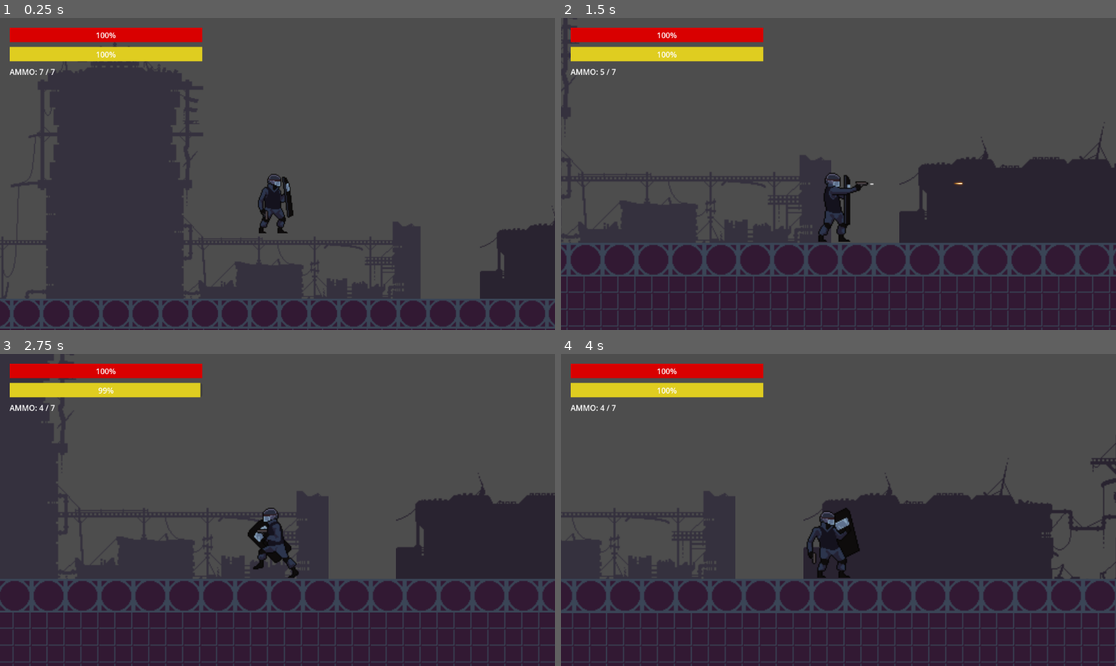
Above: before the commit, frames 1-4 (two rows, left to right).
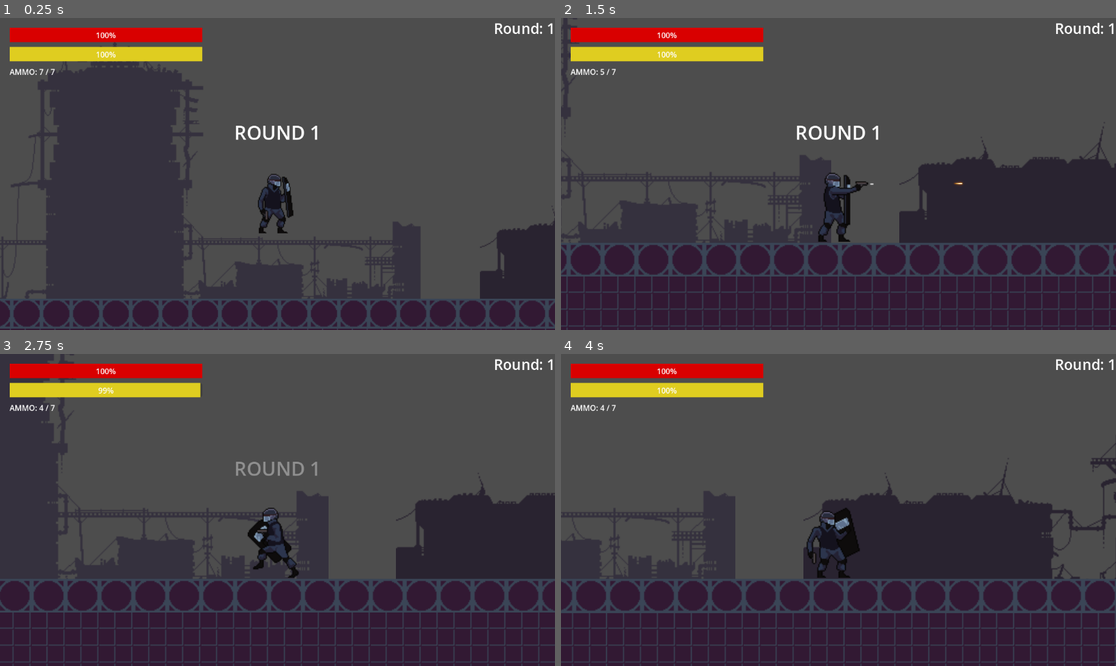
Above: after the commit, the same moments.

Repository: naufal-ramadhan/IndividualGameDev
Game: Godot game, scene res://levels/Level1.tscn
Two runs of this game, one before a commit and one after it. Both use one fixed random seed, a clock stepped at 60 frames per second and the inputs below.
Inputs (mouse positions are in pixels of both pictures, inside the frame that each line leads up to):
- Up to frame 1 (0.25 s): no input
- Up to frame 2 (1.5 s): move the mouse to (960, 158) at 0.52 s; hold Shift (run) 0.53-1.28 s; hold D (move_right) from 0.53 s (still down); click (960, 158) at 0.8 s; move the mouse to (727, 189) at 1.27 s; click (727, 189) at 1.35 s
- Up to frame 3 (2.75 s): tap Shift (run) at 1.55 s; move the mouse to (333, 441) at 2.02 s; release D (move_right) at 2.03 s; hold A (move_left) from 2.03 s (still down); hold Shift (run) from 2.03 s (still down); click (333, 441) at 2.3 s
- Up to frame 4 (4 s): move the mouse to (810, 572) at 2.77 s; release A (move_left) at 2.78 s; release Shift (run) at 2.78 s; hold D (move_right) from 2.78 s (still down); right-click (810, 572) at 2.85 s; tap Shift (run) at 3.05 s; move the mouse to (1005, 556) at 3.52 s; tap F (shield_bash) at 3.6 s; click (1005, 556) at 3.8 s

The runs differ from the first frame. In frame 1, 0.5% of the frame differs, in the area x 42-100%, y 1-40%; in frame 2, 0.5%; in frame 3, 0.4%; in frame 4, 0.2%.

Commit message:
chore: fix windup shooting when hurt issue.

Diff:
--- a/characters/enemies/gangster_shooter/gangster_shooter.gd
+++ b/characters/enemies/gangster_shooter/gangster_shooter.gd
@@ -105,25 +105,28 @@
 	is_shooting = true
 	can_shoot = false
 
-	# JIKA SMG: Mainkan animasi nahan senjata sekali saja di awal
+	# 1. CATAT TIKET STUN SAAT MULAI NEMBAK
+	var current_stun_id = stun_id
+
 	if not animate_per_shot:
 		anim.play("shoot")
 
 	for i in range(burst_count):
-		if is_dead or is_hurt:
+		# 2. CEK: Apakah dia mati, pusing, ATAU tiketnya udah berubah (sempat dipukul)?
+		if is_dead or is_hurt or stun_id != current_stun_id:
 			break
 
-		# JIKA PISTOL: Mainkan animasi setiap kali pelatuk ditarik
 		if animate_per_shot:
 			anim.stop()
 			anim.play("shoot")
 
-		# --- FASE 1: WIND-UP (SIAP-SIAP NEMBAK) ---
-		# Hanya berjalan jika windup_time disetel > 0 di Inspector
+		# --- FASE 1: WIND-UP ---
 		if windup_time > 0.0:
 			await get_tree().create_timer(windup_time).timeout
-			# Cek lagi, kalau pas lagi angkat pistol dia dipukul Player, batal nembak!
-			if is_dead or is_hurt:
+
+			# 3. CEK LAGI SETELAH BANGUN TIDUR:
+			# Kalau selama dia nunggu tadi stun_id-nya berubah (artinya dia sempat kena hit), BATALKAN!
+			if is_dead or is_hurt or stun_id != current_stun_id:
 				break
 
 		# --- FASE 2: PELURU KELUAR ---
@@ -132,20 +135,19 @@
 			bullet.direction = direction
 			bullet.global_position = muzzle.global_position
 
-			# SEKARANG PASTI JALAN: Kalikan damage asli peluru (25) dengan multiplier di Inspector (misal 0.2)
 			if "damage" in bullet:
 				bullet.damage = bullet.damage * damage_mult
 
 			get_tree().root.add_child(bullet)
 
-		# --- FASE 3: JEDA / SISA ANIMASI ---
-		# Untuk SMG: Ini jeda berondongan. Untuk Pistol: Ini sisa waktu buat nurunin senjata.
+		# --- FASE 3: JEDA ANTAR PELURU (BURST) ---
 		await get_tree().create_timer(fire_rate).timeout
 
 	is_shooting = false
 
 	await get_tree().create_timer(reload_delay).timeout
 	can_shoot = true
+
 # ==========================================
 # MANAJEMEN ANIMASI (VISUAL)
 # ==========================================
--- a/characters/player/Player.tscn
+++ b/characters/player/Player.tscn
@@ -566,3 +566,30 @@
 theme_override_colors/font_color = Color(1, 1, 1, 1)
 theme_override_styles/fill = SubResource("StyleBoxFlat_3iqol")
 value = 100.0
+
+[node name="WaveLabel" type="Label" parent="UI" unique_id=1847069829]
+anchors_preset = 1
+anchor_left = 1.0
+anchor_right = 1.0
+offset_left = -68.0
+offset_bottom = 23.0
+grow_horizontal = 0
+theme_override_font_sizes/font_size = 30
+text = "Round: 1"
+
+[node name="CenterWaveLabel" type="Label" parent="UI" unique_id=698686710]
+modulate = Color(1, 1, 1, 0)
+anchors_preset = 8
+anchor_left = 0.5
+anchor_top = 0.5
+anchor_right = 0.5
+anchor_bottom = 0.5
+offset_left = -272.5
+offset_top = -114.5
+offset_right = 272.5
+offset_bottom = 114.5
+grow_horizontal = 2
+grow_vertical = 2
+theme_override_font_sizes/font_size = 40
+text = "ROUND 1"
+horizontal_alignment = 1
--- a/characters/player/player.gd
+++ b/characters/player/player.gd
@@ -45,6 +45,8 @@
 @onready var ammo_label = $UI/AmmoLabel
 @onready var stamina_bar = $UI/StaminaBar
 @onready var health_bar = $UI/HealthBar
+@onready var wave_label = $UI/WaveLabel
+@onready var center_wave_label = $UI/CenterWaveLabel
 
 @export var bullet_scene: PackedScene
 
@@ -191,6 +193,19 @@
 		shield_sensor.position.x = -40
 		muzzle.position.x = -abs(muzzle.position.x)
 
+func update_wave_ui(wave_num: int):
+	# 1. Update teks kecil di pojok
+	wave_label.text = "Round: " + str(wave_num)
+
+	# 2. Update teks raksasa di tengah
+	center_wave_label.text = "ROUND " + str(wave_num)
+	center_wave_label.modulate.a = 1.0 # Munculkan teksnya secara instan (Alpha = 1)
+
+	# 3. Animasi Fade Out ala CoD Zombies pakai Tween
+	var tween = get_tree().create_tween()
+	# Tahan tulisan di layar selama 1.5 detik, lalu pudarkan ke Alpha 0 selama 2 detik
+	tween.tween_property(center_wave_label, "modulate:a", 0.0, 2.0).set_delay(1.5)
+
 # ==========================================
 # 4. FUNGSI AKSI & PERTARUNGAN
 # ==========================================
--- a/spawner/enemy_spawner.gd
+++ b/spawner/enemy_spawner.gd
@@ -23,6 +23,9 @@
 
 func mulai_wave_baru():
 	current_wave += 1
+
+	if player != null and player.has_method("update_wave_ui"):
+		player.update_wave_ui(current_wave)
 
 	musuh_sisa_di_spawner = current_wave * 2
 
